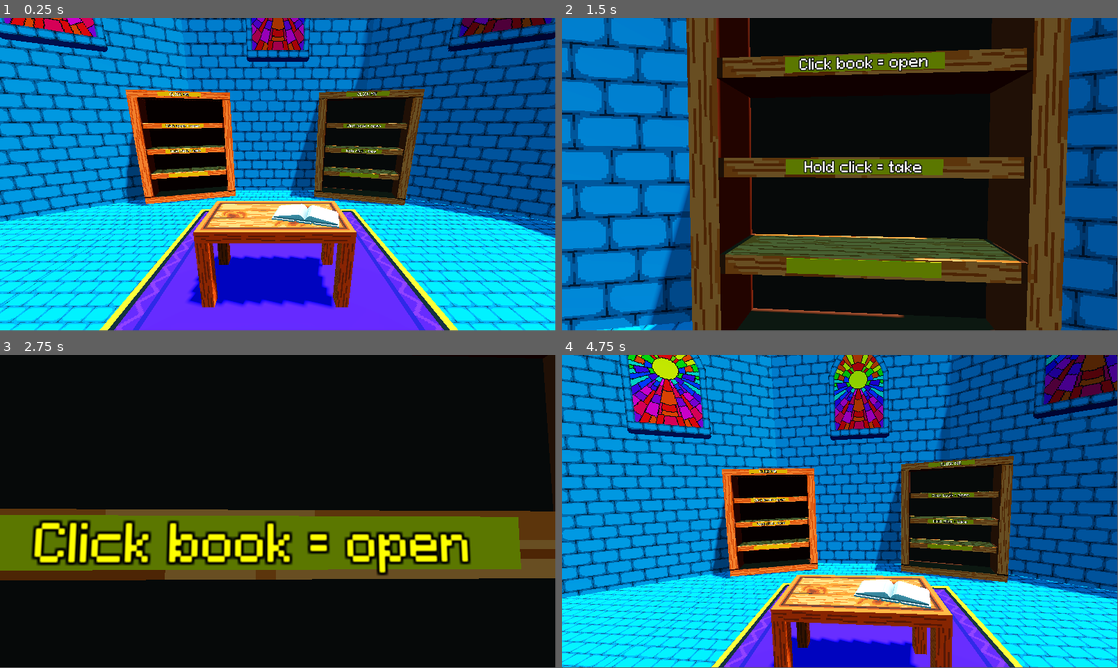
Above: before the commit, frames 1-4 (two rows, left to right).
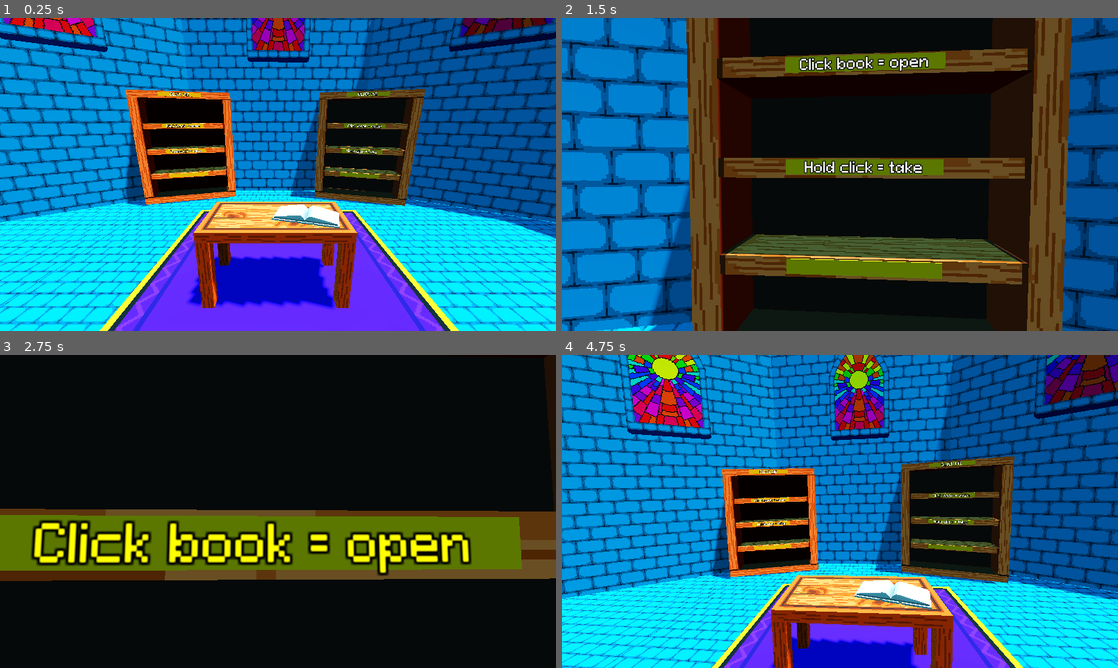
Above: after the commit, the same moments.

Repository: AJaxx86/make-anything-jam-26
Game: Godot game, scene res://world.tscn
Same seed, same stepped clock (60 frames per second), same inputs: the game is played once before the commit and once after it. Sound files missing from this copy of the repository are replaced by a short silence.
Inputs (mouse positions are in pixels of both pictures, inside the frame that each line leads up to):
- Up to frame 1 (0.25 s): no input
- Up to frame 2 (1.5 s): tap Enter at 0.5 s; move the mouse to (962, 158) at 0.52 s; press the mouse at (962, 158) at 0.53 s; release the mouse at (962, 158) at 1.25 s; drag from (728, 190) to (812, 237) at 1.27 s
- Up to frame 3 (2.75 s): move the mouse to (333, 442) at 2.02 s; tap Enter at 2.1 s; click (333, 442) at 2.17 s
- Up to frame 4 (4.75 s): drag from (812, 574) to (673, 464) at 2.77 s; move the mouse to (1006, 558) at 3.52 s; tap Backspace at 3.6 s; click (1006, 558) at 3.67 s; tap Escape (pause) at 4.15 s; drag from (673, 464) to (756, 433) at 4.27 s
In our replay, the window is 799x449 before the commit and 800x450 after it. These sizes can differ from the game's own. Grey fills any space a smaller window leaves; there, only what the larger window draws over its background counts as a difference.

The runs differ from the first frame. In frame 1, 16% of the frame differs, in the area x 0-100%, y 0-100%; in frame 2, 7.2%; in frame 3, 2.1%; in frame 4, 18%.

Commit message:
added controls to pause menu

Diff:
--- a/project.godot
+++ b/project.godot
@@ -23,6 +23,11 @@
 
 Global="*uid://clwrve1rpgnag"
 UIManager="*uid://jr8prred2kn8"
+
+[display]
+
+window/size/viewport_width=1280
+window/size/viewport_height=720
 
 [dotnet]
 
--- a/ui/pause_menu.tscn
+++ b/ui/pause_menu.tscn
@@ -14,6 +14,11 @@
 
 [sub_resource type="LabelSettings" id="LabelSettings_ejwgg"]
 font_size = 24
+outline_size = 4
+outline_color = Color(0, 0, 0, 1)
+
+[sub_resource type="LabelSettings" id="LabelSettings_fob5h"]
+font_size = 20
 outline_size = 4
 outline_color = Color(0, 0, 0, 1)
 
@@ -132,6 +137,16 @@
 [node name="MarginContainer" type="MarginContainer" parent="MarginContainer/PanelContainer/MarginContainer/VBoxContainer/HBoxContainer" unique_id=534390721]
 layout_mode = 2
 size_flags_horizontal = 3
+theme_override_constants/margin_left = 8
+
+[node name="Label" type="Label" parent="MarginContainer/PanelContainer/MarginContainer/VBoxContainer/HBoxContainer/MarginContainer" unique_id=1857781360]
+layout_mode = 2
+size_flags_vertical = 1
+text = "Tap escape - Go back/close menu
+Hold escape - Pause (duh, how else did you get here?)
+Left click - Interact"
+label_settings = SubResource("LabelSettings_fob5h")
+autowrap_mode = 3
 
 [node name="QuitGame" type="Button" parent="MarginContainer/PanelContainer/MarginContainer/VBoxContainer" unique_id=1375752324]
 layout_mode = 2
